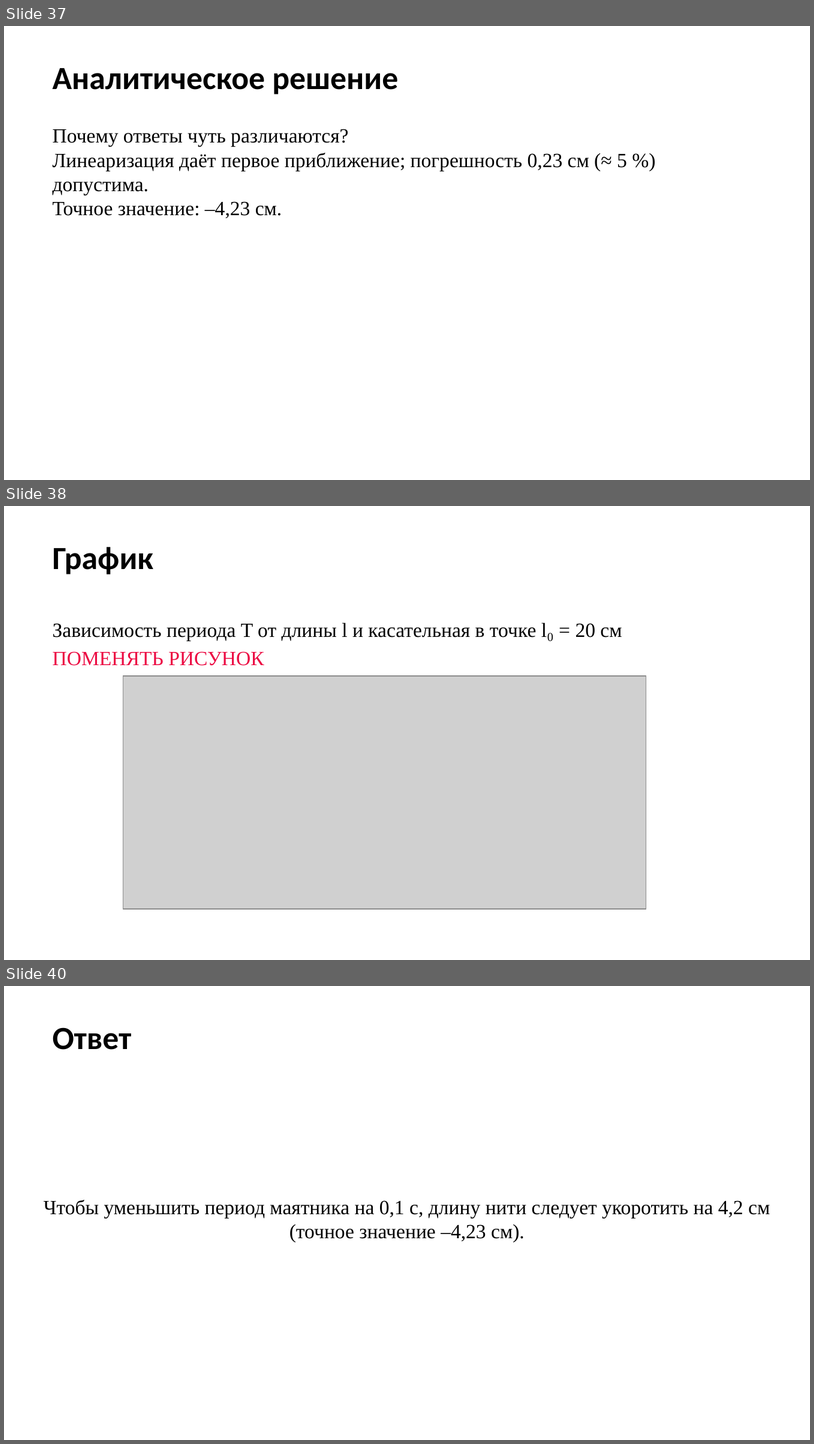
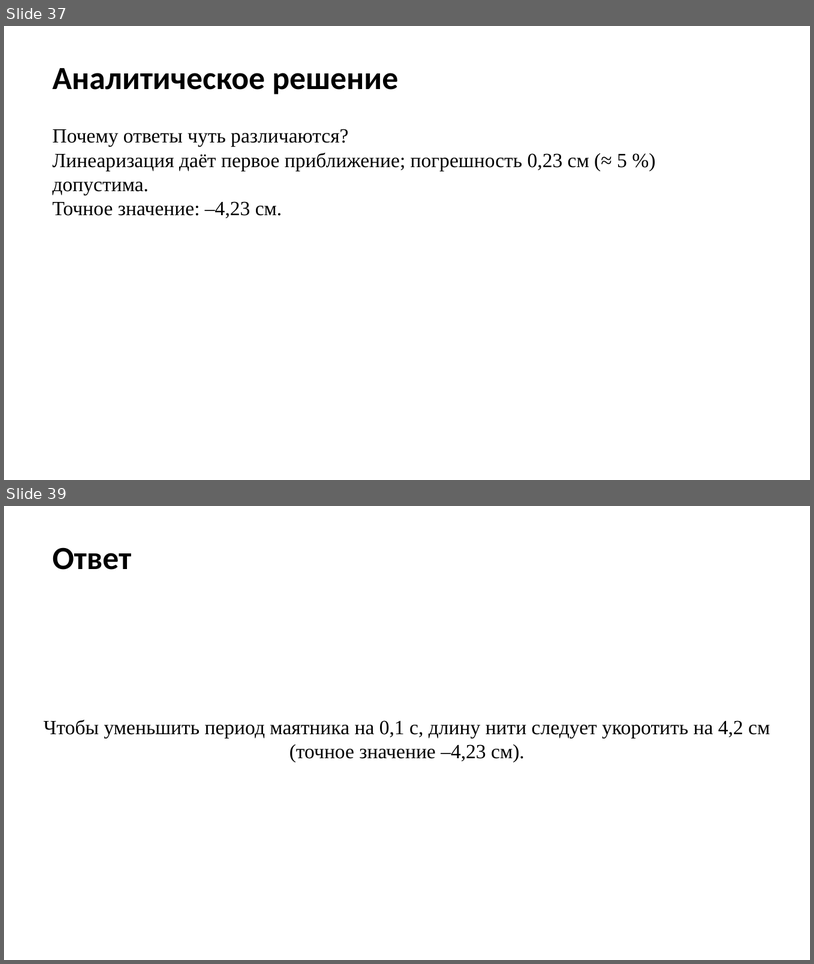
Before and after one commit to Miwm64/itmo_cse, a slide deck: math_analysis/матан_проект_в4.pptx. Shown one above the other, each under a label of ours: slides 37, 38 and 40 before the commit, slides 37 and 39 after it; the slides between them are not shown. The pictures are 814x1444 and 814x964 pixels, drawn with LibreOffice and Linux fonts; fonts in the diff are those of the drawing; grey boxes stand for pictures; background and template pictures are left out. Boxes give left, top, right and bottom in pixels: in the first picture for what was removed or moved away, otherwise in the second. Text is boxed around its words. In the diff, an @@ line names an element or a change of style, - is before the commit and + after.

```diff
--- a/math_analysis/матан_проект_в4.pptx
+++ b/math_analysis/матан_проект_в4.pptx
@@ slide 38 removed at [4,506,810,960], background picture (left out) @@
@@ title removed at [53,547,153,574] @@
-График
@@ text removed at [53,622,622,666] @@
-Зависимость периода T от длины l и касательная в точке l₀ = 20 см
-ПОМЕНЯТЬ РИСУНОК
@@ picture removed at [123,676,647,909] @@
@@ what was slide 40 is now slide 39 @@
```
Also in this commit, not shown: 2 slides changed, 1 other file.
